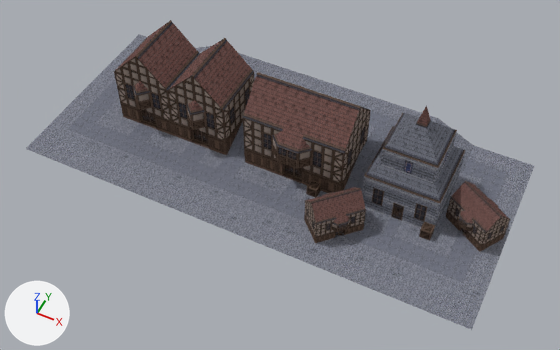
The Blender file files/blend/village-1.blend, before and after one commit.
Before and after are seen from a 50 mm camera at (10.2, -40.4, 54.9) aimed at (-11.0, 2.0, 1.9). The lights are fixed; the arrows at lower left show +X, +Y and +Z. The first picture is the older version.

In view in the first picture: 'EntityCube.Crate.002', 'EntityCube.Home.001', 'EntityCube.Home.002', 'EntityTrimesh.Business', 'EntityTrimesh.Home', 'EntityTrimesh.HomeLarge', 'EntityTrimesh.World' and 1 more.
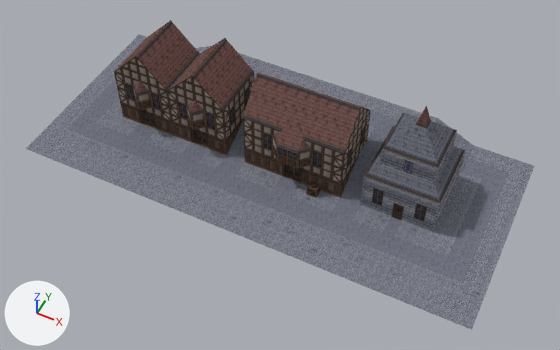
Where the change shows, as pixel boxes [x1, y1, x2, y2] in the pictures (560 x 350 px):
'EntityCube.Home.002', deleted (brown)
    before: [446, 181, 510, 252]
'EntityCube.Home.001', deleted (brown)
    before: [304, 187, 366, 243]
'EntityCube.Crate.002', deleted
    before: [419, 222, 435, 240]

Diff of the bpy script that builds the scene:
```diff
--- a/files/blend/village-1.blend.py
+++ b/files/blend/village-1.blend.py
@@ ob_entitycube_home_001 @@
-ob_entitycube_home_001 = bpy.data.objects.new('EntityCube.Home.001', me_mesh_012)
-ob_entitycube_home_001.location = (-4.61, 0.5, 0.0)
-ob_entitycube_home_001.rotation_euler = (0.0, 0.0, 0.801)  # degrees (0, 0, 46)
-ob_entitycube_home_001.scale = (0.459, 0.459, 0.459)
-_m = ob_entitycube_home_001.modifiers.new('Triangulate', 'TRIANGULATE')
-_m = ob_entitycube_home_001.modifiers.new('Weld', 'WELD')
-_m.merge_threshold = 0.01
-_m.invert_vertex_group = True
@@ ob_entitycube_home_002 @@
-ob_entitycube_home_002 = bpy.data.objects.new('EntityCube.Home.002', me_mesh_013)
-ob_entitycube_home_002.location = (6.55, 5.62, 1.92)
-ob_entitycube_home_002.rotation_euler = (0.0, 0.0, -0.555)  # degrees (0, 0, -32)
-ob_entitycube_home_002.scale = (0.459, 0.459, 0.459)
-_m = ob_entitycube_home_002.modifiers.new('Triangulate', 'TRIANGULATE')
-_m = ob_entitycube_home_002.modifiers.new('Weld', 'WELD')
-_m.merge_threshold = 0.01
-_m.invert_vertex_group = True
@@ ob_entitycube_crate_002 @@
-ob_entitycube_crate_002 = bpy.data.objects.new('EntityCube.Crate.002', me_mesh_014)
-ob_entitycube_crate_002.location = (3.0, 3.0, 0.5)
-_m = ob_entitycube_crate_002.modifiers.new('Triangulate', 'TRIANGULATE')
-_m = ob_entitycube_crate_002.modifiers.new('Weld', 'WELD')
-_m.merge_threshold = 0.01
-_m.invert_vertex_group = True
```
